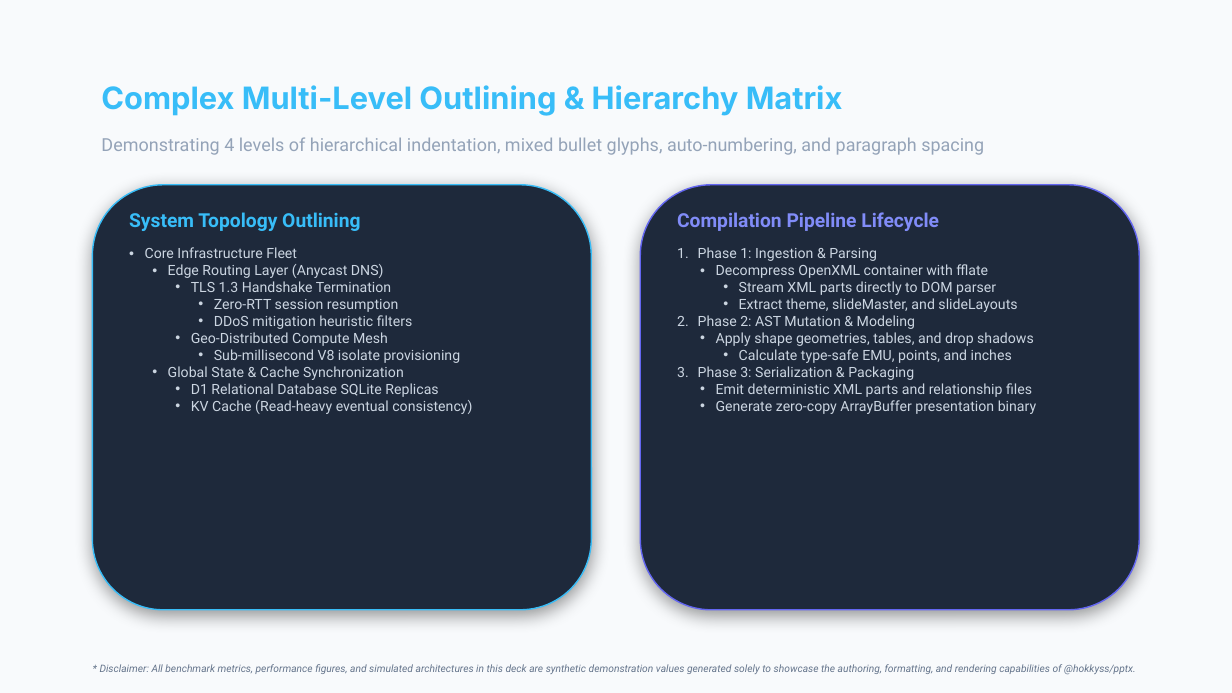
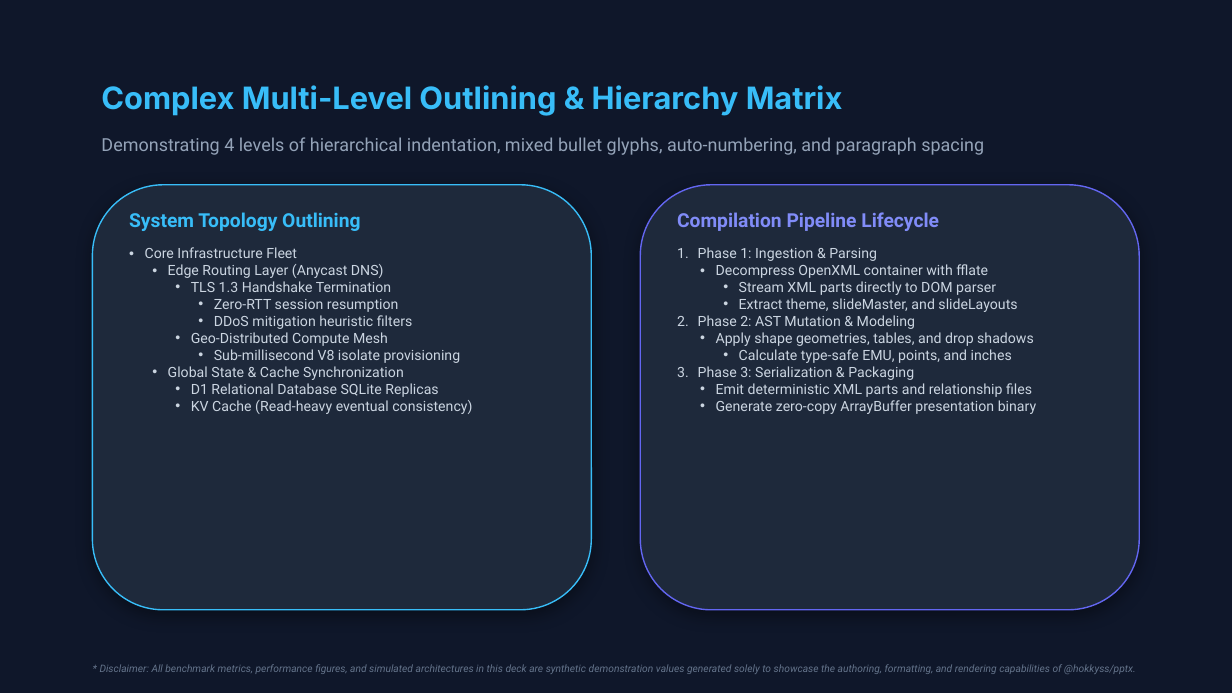
Before and after one commit to hokkyss/pptx-parser, a slide deck: slide 7 of hokkyss_showcase_deck.pptx. Drawn at 1232x693 pixels with LibreOffice and Linux fonts; fonts in the diff are those of the drawing. Boxes give left, top, right and bottom in pixels: in the first picture for what was removed or moved away, otherwise in the second. Text is boxed around its words. In the diff, an @@ line names an element or a change of style, - is before the commit and + after.

Commit message:
fix(showcase): restore intended dark/light slide background themes

```diff
--- a/hokkyss_showcase_deck.pptx
+++ b/hokkyss_showcase_deck.pptx
@@ background #F8FAFC to #0F172A @@
```
Also in this commit, not shown: 8 other slides changed, 1 other file.
